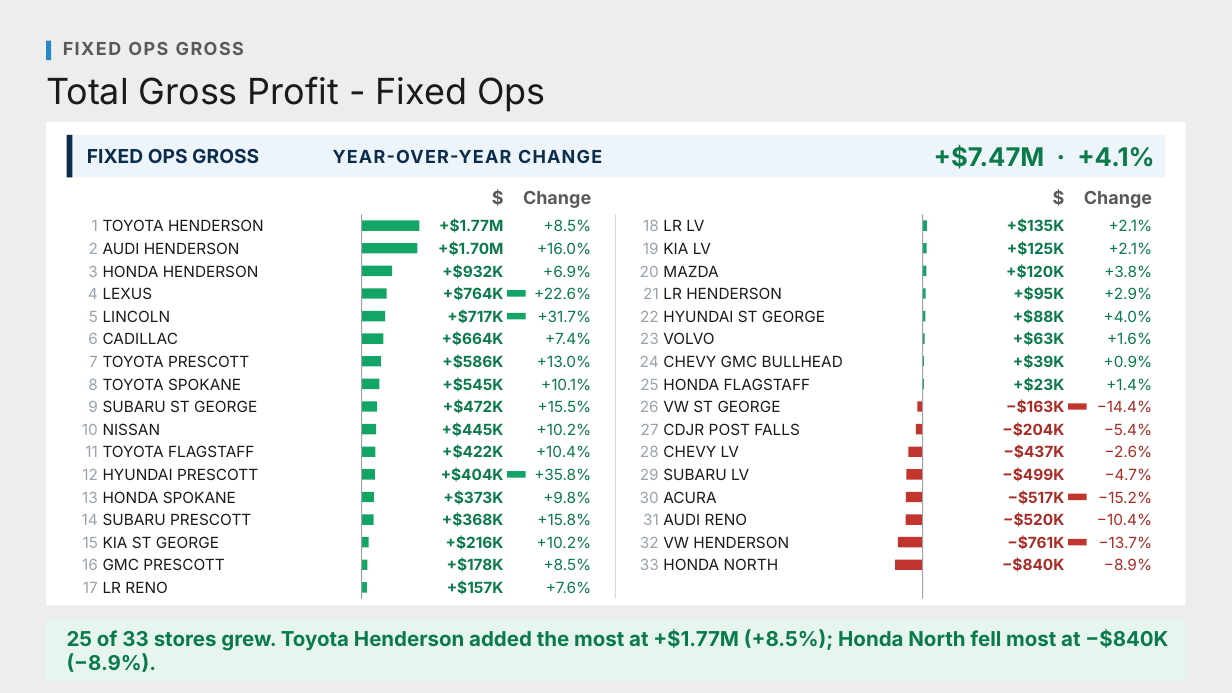
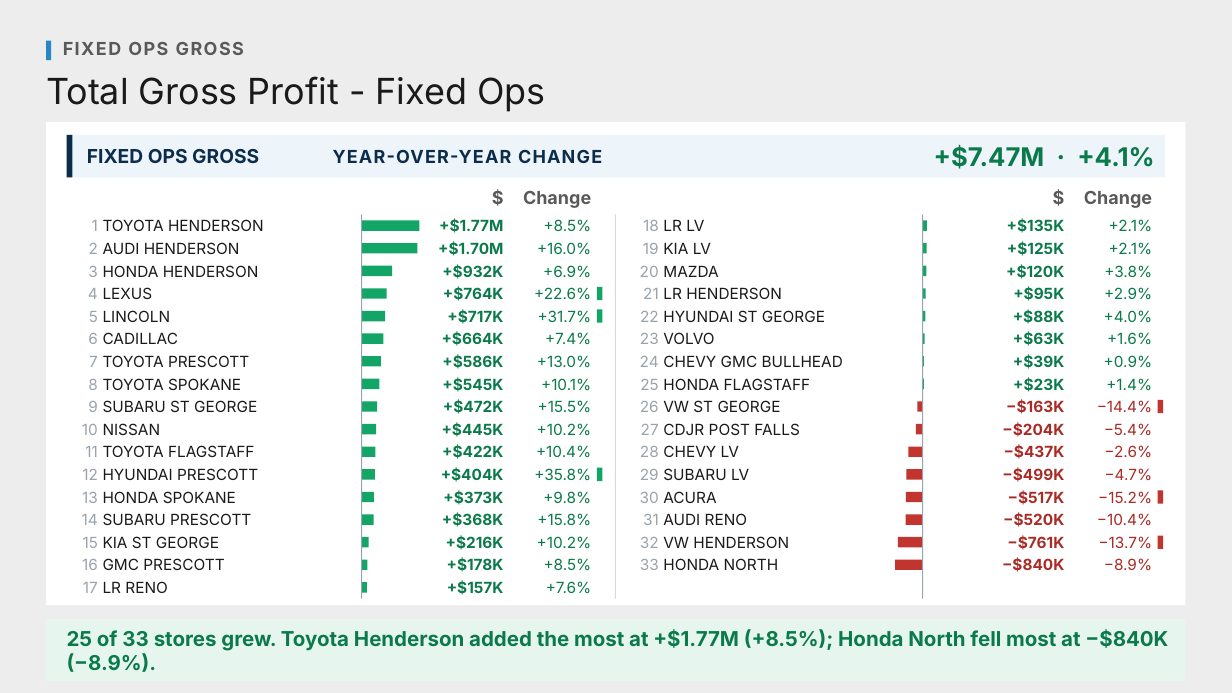
Before and after one commit to Ndresner/Noah, a slide deck: slide 9 of day2-deck/decks/Fixed Ops - Day 2 Example Test Deck.pptx. Drawn at 1232x693 pixels with LibreOffice and Linux fonts; fonts in the diff are those of the drawing. Boxes give left, top, right and bottom in pixels: in the first picture for what was removed or moved away, otherwise in the second. Text is boxed around its words. In the diff, an @@ line names an element or a change of style, - is before the commit and + after.

```diff
--- a/day2-deck/decks/Fixed Ops - Day 2 Example Test Deck.pptx
+++ b/day2-deck/decks/Fixed Ops - Day 2 Example Test Deck.pptx
@@ rectangle: place and size @@
-rectangle at (507,290,526,297)
+rectangle at (597,287,603,299)
@@ rectangle: place and size @@
-rectangle at (507,313,526,320)
+rectangle at (597,310,603,323)
@@ rectangle: place and size @@
-rectangle at (1068,404,1087,410)
+rectangle at (1158,400,1164,413)
@@ rectangle: place and size @@
-rectangle at (507,471,526,478)
+rectangle at (597,468,603,481)
@@ rectangle: place and size @@
-rectangle at (1068,494,1087,500)
+rectangle at (1158,491,1164,504)
@@ rectangle: place and size @@
-rectangle at (1068,539,1087,545)
+rectangle at (1158,536,1164,549)
```
Also in this commit, not shown: 2 other slides changed, 3 other files.
